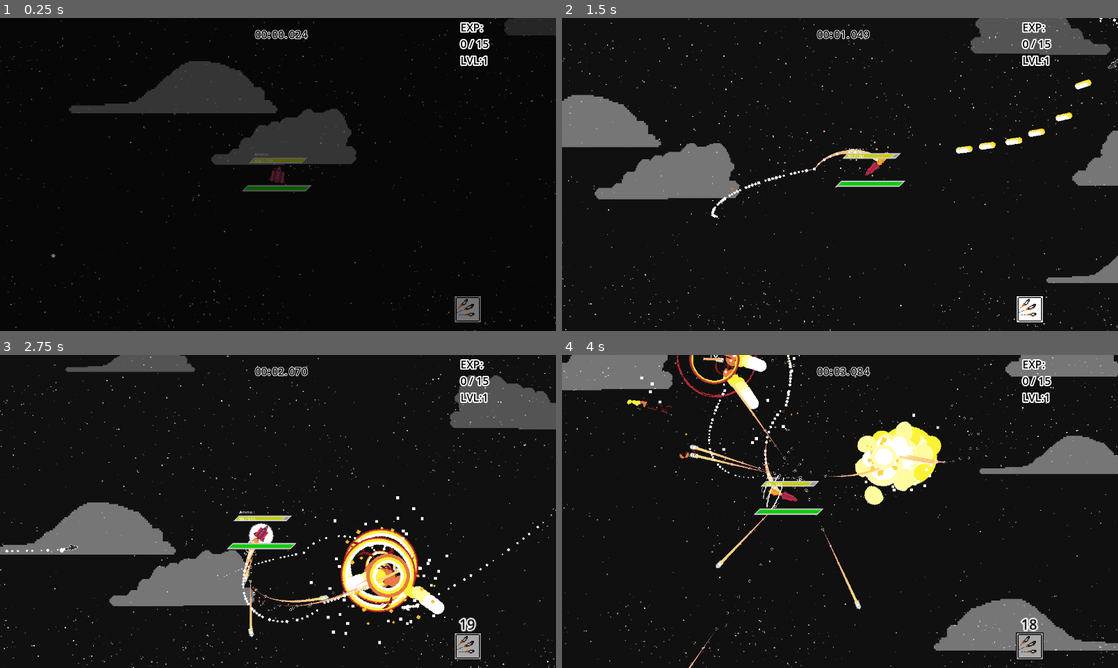
Above: before the commit, frames 1-4 (two rows, left to right).
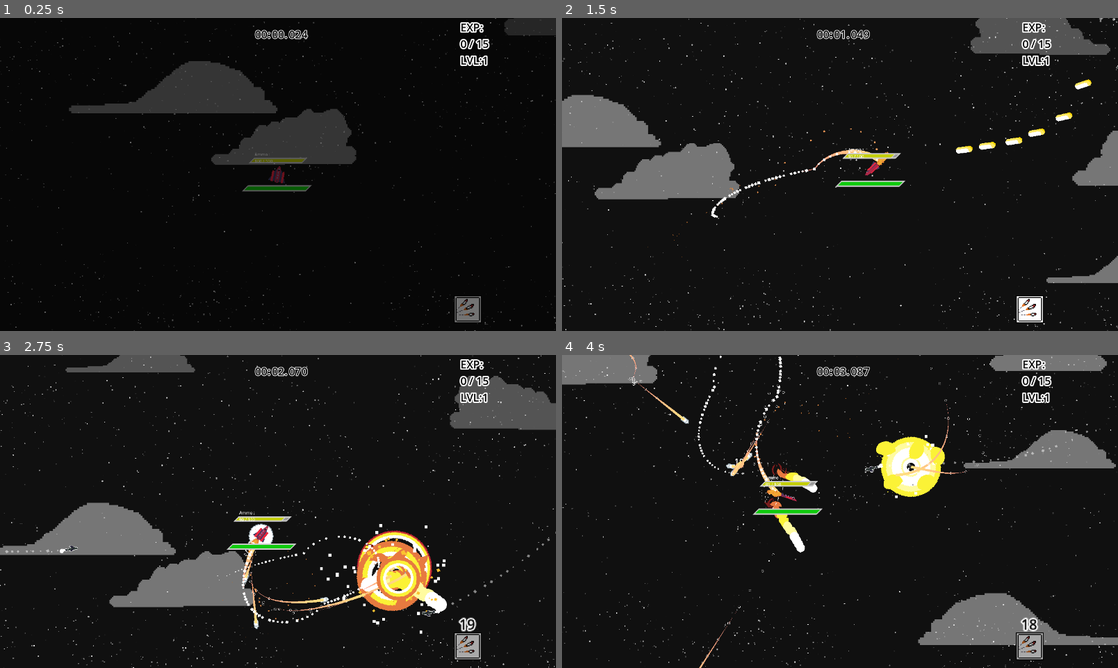
Above: after the commit, the same moments.

Repository: DinoStarBros/Dumby-steals-a-warplane
Game: Godot game, scene res://game_screens/game/game.tscn
The game is run twice, just before and just after one commit, with the same random seed, the same clock (stepped at 60 frames per second) and the same inputs.
Inputs (mouse positions are in pixels of both pictures, inside the frame that each line leads up to):
- Up to frame 1 (0.25 s): no input
- Up to frame 2 (1.5 s): move the mouse to (962, 158) at 0.52 s; press the mouse at (962, 158) at 0.53 s; hold Space (accelerate) from 0.53 s (still down); move the mouse to (728, 190) at 1.27 s; release the mouse at (728, 190) at 1.28 s
- Up to frame 3 (2.75 s): keep holding Space (accelerate); click (166, 527) at 1.55 s; move the mouse to (333, 442) at 2.02 s; tap 1 (Ability1) at 2.1 s
- Up to frame 4 (4 s): keep holding Space (accelerate); move the mouse to (812, 574) at 2.77 s; tap 2 (Ability2) at 2.85 s; click (812, 574) at 3.05 s; move the mouse to (1006, 558) at 3.52 s; tap 3 (Ability3) at 3.6 s

The runs differ from the first frame. In frame 1, less than 0.1% of the frame differs, in the area x 9-11%, y 75-77%; in frame 2, less than 0.1%; in frame 3, 5.4%; in frame 4, 11%, in the area x 0-100%, y 0-100%.
Error in both runs: Invalid access to property or key 'usable' on a base object of type 'Nil'. (res://abilities/ability_slot/ability_slot.gd:10)

Commit message:
Added them to the shooter enemy
Added the velocity & rotation components to the shooter enemy, now to add them to the others. Then I'll have to make more enemies & content

Diff:
--- a/CompositionStuff/Velocity/velocity_component.gd
+++ b/CompositionStuff/Velocity/velocity_component.gd
@@ -34,5 +34,6 @@
 		trail_particles.emitting = accelerating
 
 
+
 func _get_velocity_angle_deg() -> float:
 	return rad_to_deg(p.velocity.angle())
--- a/entities/chaser/chaser.tscn
+++ b/entities/chaser/chaser.tscn
@@ -294,7 +294,7 @@
 
 [node name="RotationComponent" parent="." node_paths=PackedStringArray("thing_to_rotate") instance=ExtResource("9_b36b3")]
 unique_name_in_owner = true
-turn_speed = 5.0
+turn_speed = 4.0
 thing_to_rotate = NodePath("../Plane")
 
 [node name="HitboxComponent" parent="." instance=ExtResource("7_bngux")]
@@ -366,6 +366,7 @@
 
 [node name="trailparticle" type="CPUParticles2D" parent="Plane"]
 unique_name_in_owner = true
+modulate = Color(1, 1, 1, 0.498039)
 position = Vector2(-17.5, 0)
 scale = Vector2(1.2, 1.2)
 amount = 25
--- a/entities/dumby/dumby.gd
+++ b/entities/dumby/dumby.gd
@@ -90,7 +90,6 @@
 
 @onready var plane_sprite: AnimatedSprite2D = %PlaneSprite
 @onready var dir_to_m: Node2D = %dir_to_turn
-@onready var dir_to_plane_sprite: Node2D = %dir_to_plane_sprite
 
 @export var controller : bool = false ## Set to true if using controller, false if Mouse
 
--- a/entities/dumby/dumby.tscn
+++ b/entities/dumby/dumby.tscn
@@ -960,6 +960,7 @@
 unique_name_in_owner = true
 position = Vector2(-30, 0)
 scale = Vector2(2, 2)
+emitting = false
 amount = 40
 direction = Vector2(0, 0)
 spread = 10.0
@@ -984,6 +985,7 @@
 unique_name_in_owner = true
 position = Vector2(-22.5, 0)
 scale = Vector2(1.2, 1.2)
+emitting = false
 amount = 100
 lifetime = 2.0
 direction = Vector2(0, 0)
--- a/entities/shooter/shooter.gd
+++ b/entities/shooter/shooter.gd
@@ -11,6 +11,8 @@
 	_on_target_deviat_timer_timeout()
 
 var target_deviation : Vector2
+var direction : Vector2
+var dir_to_target_deviate_pos : Vector2
 func _physics_process(delta: float) -> void:
 	move_and_slide()
 	target = g.player
@@ -21,11 +23,12 @@
 	%flameparticles.emitting = accelerating
 	%flameparticles.direction = -velocity
 
+	dir_to_target_deviate_pos = global_position.direction_to(target.global_position + target_deviation)
 	rotation_component.plane_rotation_handling(delta, target.global_position)
-	var direction : Vector2 = rotation_component.direction
-	velocity_component.other_velocity_handle(delta, direction, accelerating)
+	direction = rotation_component.direction
+	velocity_component.other_velocity_handle(delta, dir_to_target_deviate_pos, accelerating)
 
-const tdev_range : = 500
+const tdev_range : = 200
 func _on_target_deviat_timer_timeout() -> void:
 	target_deviation.x = randf_range(-tdev_range,tdev_range)
 	target_deviation.y = randf_range(-tdev_range,tdev_range)
@@ -41,9 +44,8 @@
 	set_physics_process(false)
 	%death.play("die")
 
-var bullet_spd : = 1500
-
-const bullet_scn : = preload("res://projectiles/ene_bullet/ene_bullet.tscn")
+@export var bullet_spd : float = 2000
+const bullet_scn : PackedScene= preload("res://projectiles/ene_bullet/ene_bullet.tscn")
 func spawn_bullet()->void:
 
 	%shoot.pitch_scale = randf_range(.9,1.1)
@@ -53,11 +55,11 @@
 
 	var bullet : Projectile = bullet_scn.instantiate()
 	bullet.global_position = global_position
-	bullet.velocity = dir_to_targ * bullet_spd
-	bullet.pos_to_look = target.global_position
+
+	bullet.velocity = direction * bullet_spd
+	bullet.pos_to_look = global_position + direction
+
 	g.game.add_child(bullet)
-	bullet.velocity = dir_to_targ * bullet_spd
-	bullet.pos_to_look = target.global_position
 
 func _on_shoot_timer_timeout() -> void:
 	spawn_bullet()
--- a/entities/shooter/shooter.tscn
+++ b/entities/shooter/shooter.tscn
@@ -10,6 +10,34 @@
 [ext_resource type="AudioStream" uid="uid://rfxisnyv0d1i" path="res://Audio/pistol-shot-233473.mp3" id="8_o6t5e"]
 [ext_resource type="PackedScene" uid="uid://cbs0bmg6fong3" path="res://CompositionStuff/Velocity/velocity_component.tscn" id="9_ckebl"]
 [ext_resource type="PackedScene" uid="uid://cwryohxgadl0g" path="res://CompositionStuff/Rotation/rotation_component.tscn" id="10_d1p5d"]
+
+[sub_resource type="Animation" id="Animation_2qnmu"]
+resource_name = "Ouch"
+length = 0.1
+tracks/0/type = "value"
+tracks/0/imported = false
+tracks/0/enabled = true
+tracks/0/path = NodePath("Plane:modulate")
+tracks/0/interp = 1
+tracks/0/loop_wrap = true
+tracks/0/keys = {
+"times": PackedFloat32Array(0),
+"transitions": PackedFloat32Array(1),
+"update": 0,
+"values": [Color(100, 100, 100, 1)]
+}
+
+[sub_resource type="Animation" id="Animation_bvk23"]
+length = 0.001
+
+[sub_resource type="AnimationLibrary" id="AnimationLibrary_d56he"]
+_data = {
+&"Ouch": SubResource("Animation_2qnmu"),
+&"RESET": SubResource("Animation_bvk23")
+}
+
+[sub_resource type="CircleShape2D" id="CircleShape2D_o2tfc"]
+radius = 18.0
 
 [sub_resource type="Curve" id="Curve_smpng"]
 _limits = [-360.0, 360.0, 0.0, 1.0]
@@ -79,33 +107,10 @@
 &"flameLoop": SubResource("Animation_kvjl2")
 }
 
-[sub_resource type="Animation" id="Animation_2qnmu"]
-resource_name = "Ouch"
-length = 0.1
-tracks/0/type = "value"
-tracks/0/imported = false
-tracks/0/enabled = true
-tracks/0/path = NodePath("Plane:modulate")
-tracks/0/interp = 1
-tracks/0/loop_wrap = true
-tracks/0/keys = {
-"times": PackedFloat32Array(0),
-"transitions": PackedFloat32Array(1),
-"update": 0,
-"values": [Color(100, 100, 100, 1)]
-}
-
-[sub_resource type="Animation" id="Animation_bvk23"]
-length = 0.001
-
-[sub_resource type="AnimationLibrary" id="AnimationLibrary_d56he"]
-_data = {
-&"Ouch": SubResource("Animation_2qnmu"),
-&"RESET": SubResource("Animation_bvk23")
-}
-
-[sub_resource type="CircleShape2D" id="CircleShape2D_o2tfc"]
-radius = 18.0
+[sub_resource type="Curve" id="Curve_d1p5d"]
+_limits = [-360.0, 360.0, 0.0, 1.0]
+_data = [Vector2(0, -304.615), 0.0, 0.0, 0, 0, Vector2(0.983146, 296.703), 0.0, 0.0, 0, 0]
+point_count = 2
 
 [sub_resource type="Animation" id="Animation_lctui"]
 length = 0.001
@@ -278,6 +283,35 @@
 z_index = 2
 scale = Vector2(1.5, 1.5)
 script = ExtResource("1_kg2ur")
+
+[node name="targetDeviatTimer" type="Timer" parent="."]
+unique_name_in_owner = true
+wait_time = 5.0
+autostart = true
+
+[node name="ShootTimer" type="Timer" parent="."]
+unique_name_in_owner = true
+wait_time = 3.0
+autostart = true
+
+[node name="HurtboxComponent" parent="." node_paths=PackedStringArray("health_component", "ouchnim") instance=ExtResource("4_ttcvk")]
+collision_layer = 2
+collision_mask = 2
+health_component = NodePath("../HealthComponent")
+ouchnim = NodePath("ouchnim")
+explosion_particles = true
+
+[node name="ouchnim" type="AnimationPlayer" parent="HurtboxComponent"]
+root_node = NodePath("../..")
+libraries = {
+&"": SubResource("AnimationLibrary_d56he")
+}
+
+[node name="hubc" type="CollisionShape2D" parent="HurtboxComponent"]
+shape = SubResource("CircleShape2D_o2tfc")
+
+[node name="HealthComponent" parent="." instance=ExtResource("5_tq5xu")]
+max_hp = 25.0
 
 [node name="Plane" type="Sprite2D" parent="."]
 unique_name_in_owner = true
@@ -345,29 +379,20 @@
 position = Vector2(-1, 0)
 texture = ExtResource("2_bvc85")
 
-[node name="targetDeviatTimer" type="Timer" parent="."]
-unique_name_in_owner = true
-wait_time = 2.0
-autostart = true
-
-[node name="HurtboxComponent" parent="." node_paths=PackedStringArray("health_component", "ouchnim") instance=ExtResource("4_ttcvk")]
-collision_layer = 2
-collision_mask = 2
-health_component = NodePath("../HealthComponent")
-ouchnim = NodePath("ouchnim")
-explosion_particles = true
-
-[node name="ouchnim" type="AnimationPlayer" parent="HurtboxComponent"]
-root_node = NodePath("../..")
-libraries = {
-&"": SubResource("AnimationLibrary_d56he")
-}
-
-[node name="hubc" type="CollisionShape2D" parent="HurtboxComponent"]
-shape = SubResource("CircleShape2D_o2tfc")
-
-[node name="HealthComponent" parent="." instance=ExtResource("5_tq5xu")]
-max_hp = 25.0
+[node name="trailparticle" type="CPUParticles2D" parent="Plane"]
+unique_name_in_owner = true
+modulate = Color(1, 1, 1, 0.498039)
+position = Vector2(-17.5, 0)
+scale = Vector2(1.2, 1.2)
+amount = 25
+direction = Vector2(0, 0)
+spread = 0.0
+gravity = Vector2(0, 0)
+angular_velocity_min = -180.0
+angular_velocity_max = 180.0
+angular_velocity_curve = SubResource("Curve_d1p5d")
+scale_amount_min = 4.0
+scale_amount_max = 10.0
 
 [node name="death" type="AnimationPlayer" parent="."]
 unique_name_in_owner = true
@@ -418,16 +443,15 @@
 pitch_scale = 0.5
 bus = &"sfx"
 
-[node name="ShootTimer" type="Timer" parent="."]
-unique_name_in_owner = true
-wait_time = 3.0
-autostart = true
-
-[node name="VelocityComponent" parent="." instance=ExtResource("9_ckebl")]
-unique_name_in_owner = true
+[node name="VelocityComponent" parent="." node_paths=PackedStringArray("trail_particles") instance=ExtResource("9_ckebl")]
+unique_name_in_owner = true
+accelerate_speed = 800
+drag_factor = 3.0
+trail_particles = NodePath("../Plane/trailparticle")
 
 [node name="RotationComponent" parent="." node_paths=PackedStringArray("thing_to_rotate") instance=ExtResource("10_d1p5d")]
 unique_name_in_owner = true
+turn_speed = 9.0
 thing_to_rotate = NodePath("../Plane")
 
 [connection signal="timeout" from="targetDeviatTimer" to="." method="_on_target_deviat_timer_timeout"]
--- a/game_screens/game/game.tscn
+++ b/game_screens/game/game.tscn
@@ -7,7 +7,6 @@
 [ext_resource type="Resource" uid="uid://s8xb5hmfqgnq" path="res://resources/waves/wave1.tres" id="4_slubn"]
 [ext_resource type="Texture2D" uid="uid://ctfkn7tj5byx2" path="res://Art/STARS (2).png" id="5_ymunx"]
 [ext_resource type="AudioStream" uid="uid://b2j2t1cx77pud" path="res://Audio/planemusic/DNA - Kendrick Lamar (AUDIO).mp3" id="7_slubn"]
-[ext_resource type="PackedScene" uid="uid://bbjqkmrcsybao" path="res://scenes/exp/exp.tscn" id="9_yjec7"]
 
 [sub_resource type="Curve2D" id="Curve2D_gy565"]
 _data = {
@@ -1032,8 +1031,5 @@
 
 [node name="enemy_container" type="Node2D" parent="."]
 
-[node name="exp" parent="enemy_container" instance=ExtResource("9_yjec7")]
-position = Vector2(-862, 312)
-
 [connection signal="timeout" from="dumby/enemy_spawner/spawnTimer" to="dumby/enemy_spawner" method="_on_spawn_timer_timeout"]
 [connection signal="timeout" from="airdef_spawner/adftimer" to="." method="_on_adftimer_timeout"]
--- a/resources/waves/wave1.tres
+++ b/resources/waves/wave1.tres
@@ -1,11 +1,12 @@
-[gd_resource type="Resource" script_class="Wave" load_steps=3 format=3 uid="uid://s8xb5hmfqgnq"]
+[gd_resource type="Resource" script_class="Wave" load_steps=4 format=3 uid="uid://s8xb5hmfqgnq"]
 
+[ext_resource type="PackedScene" uid="uid://bhp7st34wqg3f" path="res://entities/shooter/shooter.tscn" id="1_1102q"]
 [ext_resource type="Script" uid="uid://d1crhjsum6w1o" path="res://resources/wave_resource.gd" id="1_a4hey"]
 [ext_resource type="PackedScene" uid="uid://bj5wj2g1r73gg" path="res://entities/chaser/chaser.tscn" id="2_wvy8a"]
 
 [resource]
 script = ExtResource("1_a4hey")
-enemies = Array[PackedScene]([ExtResource("2_wvy8a")])
+enemies = Array[PackedScene]([ExtResource("1_1102q"), ExtResource("2_wvy8a")])
 starting_spawn_time = 1.0
 minimum_spawn_time = 0.5
 spawn_time_increment = 0.01
Not shown: 1 places in entities/shooter/shooter.tscn that only renumber resources
Not shown: 1 places in game_screens/game/game.tscn that only renumber resources
